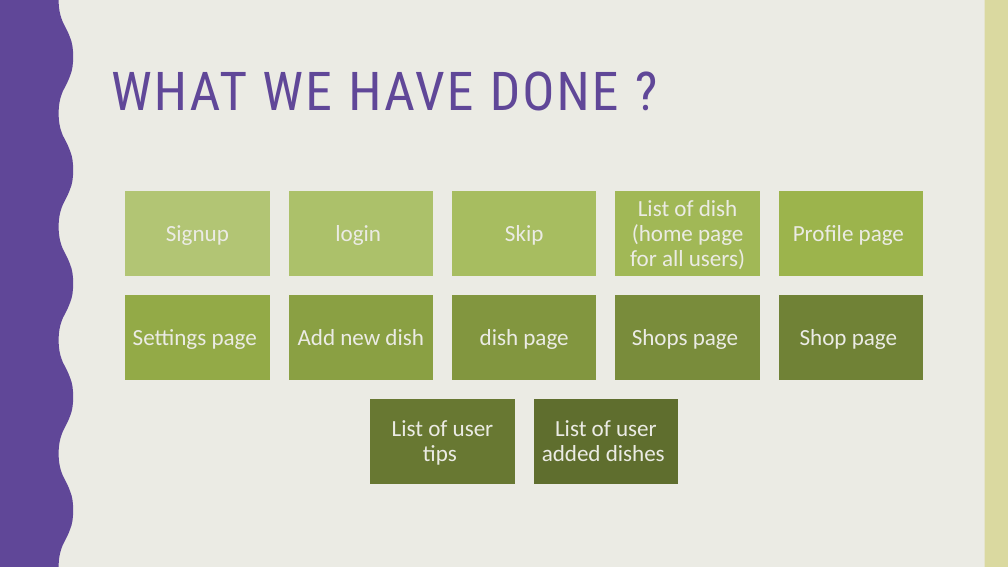
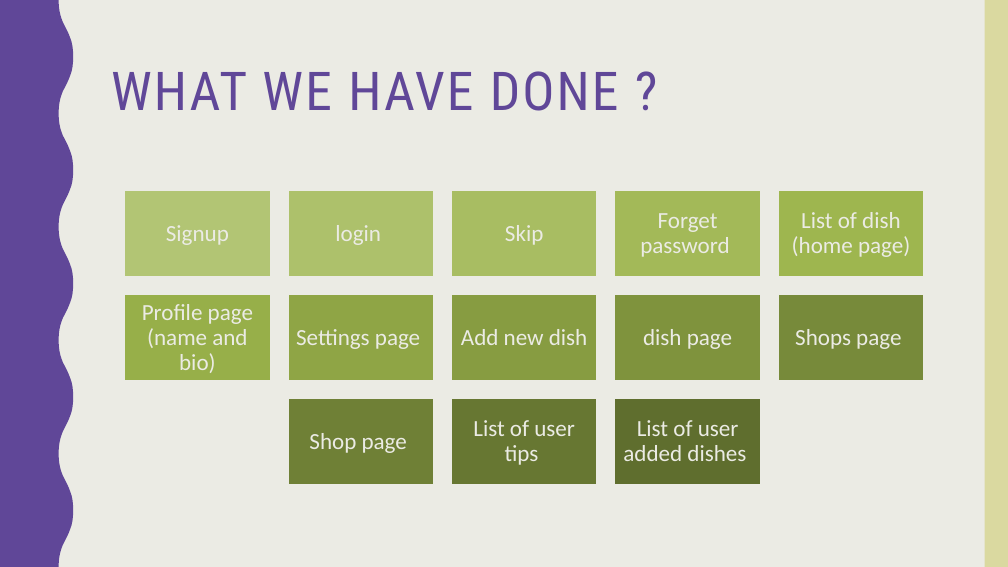
Before and after one commit to norahK/444SWE-Project, a slide deck: slide 5 of Pick a dish app.pptx (slide 6 before the commit). Drawn at 1008x567 pixels with LibreOffice and Linux fonts; fonts in the diff are those of the drawing. Boxes give left, top, right and bottom in pixels: in the first picture for what was removed or moved away, otherwise in the second. Text is boxed around its words. In the diff, an @@ line names an element or a change of style, - is before the commit and + after.

```diff
--- a/Pick a dish app.pptx
+++ b/Pick a dish app.pptx
@@ rectangle at box(613, 189, 761, 278): fill #A1B856 to #A3B958 @@
@@ rectangle at box(777, 189, 925, 278): fill #9CB44C to #9EB64F @@
@@ text added at box(640, 213, 729, 257), 22 pt, text #EBEBE4 @@
+Forget password
@@ text at box(792, 212, 910, 257): text changed @@
-List of dish (home page for all users)
+List of dish (home page)
@@ text removed at box(793, 225, 904, 245) @@
-Profile page
@@ rectangle at box(123, 293, 271, 383): fill #93AA47 to #97AF49 @@
@@ rectangle at box(287, 293, 435, 383): fill #8AA043 to #8FA545 @@
@@ 4 texts: place and size @@
-4 texts at box(133, 329, 738, 349)
+4 texts at box(296, 329, 901, 349)
@@ rectangle at box(450, 293, 598, 383): fill #82963F to #879C41 @@
@@ rectangle at box(613, 293, 761, 383): fill #798C3B to #7F933D @@
@@ rectangle at box(777, 293, 925, 383): fill #708236 to #778A3A @@
@@ text added at box(142, 304, 253, 373), 22 pt, text #EBEBE4 @@
+Profile page (name and bio)
@@ text "Shop page": place and size @@
-text "Shop page" at box(800, 329, 897, 349)
+text "Shop page" at box(309, 433, 407, 453)
@@ rectangle: place and size @@
-rectangle at box(368, 397, 516, 486)
+rectangle at box(287, 397, 435, 486)
@@ rectangle at box(287, 397, 435, 486): fill #687832 to #6F8036 @@
@@ rectangle added at box(450, 397, 598, 486), fill #677732, outline #EBEBE4 4 pt @@
@@ 2 texts, 1 rectangle: place and size @@
-2 texts, 1 rectangle at box(392, 397, 680, 486)
+2 texts, 1 rectangle at box(473, 397, 761, 486)
```
Also in this commit, not shown: 2 slides added, 1 slide removed.
